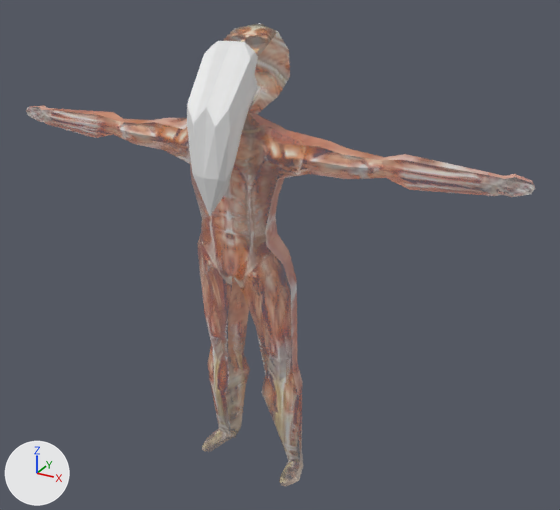
Two versions of the FBX model Assets/beardWise.fbx, one commit apart.
Both versions are drawn from a 50 mm lens placed at (3.69, -5.7, 1.28), pointed at (0.31, 0.44, -1.79). The axes (+X, +Y, +Z) are drawn at lower left. The lights are the same throughout. Where no turn or scale is listed for an object, it has been applied to the vertices. Vertices at the same position are counted once.

The older version as bpy lines, for what is in view:
```python
me_cube_003 = bpy.data.meshes.new('Cube.003')
me_cube_003.from_pydata(...)  # 305 vertices, 287 faces; spans x -2.67..2.67, y -0.07..0.86, z -4.34..0.37
me_cube_003.materials.append(mat_material_002)
me_cube_004 = bpy.data.meshes.new('Cube.004')
me_cube_004.from_pydata(...)  # 78 vertices, 88 faces; spans x -1.33..1.33, y -1.38..3.28, z -3.93..3.4
ob_cube = bpy.data.objects.new('Cube', me_cube_003)
ob_cube.location = (0.0, 0.0, 0.0)
ob_cube_001 = bpy.data.objects.new('Cube.001', me_cube_004)
ob_cube_001.location = (0.0, -0.178, -0.41)
ob_cube_001.scale = (0.2, 0.136, 0.2)
```
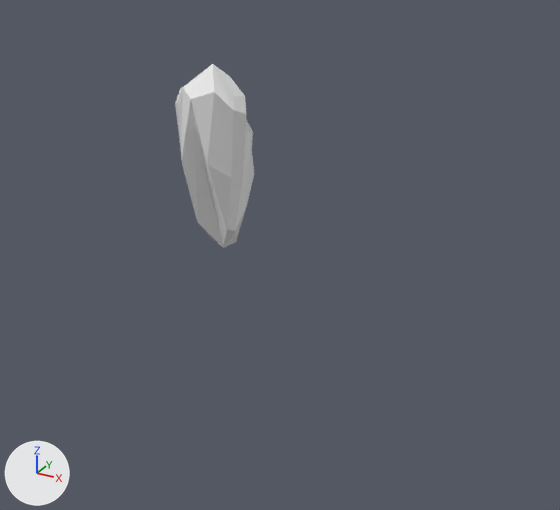
Changed parts and their boxes [x1, y1, x2, y2] in the pictures (560 x 510 px):
'Cube', deleted: before [26, 23, 535, 485]
'Cube.001', reshaped, moved, rescaled (11% wider): before [187, 41, 258, 216]; after [175, 64, 254, 248]

The change, as a list of edits to the scene's bpy script:
```text
Change me_cube_004:
    used by ob_cube_001; location = (0.0, -0.178, -0.41); scale = (0.2, 0.136, 0.2)
    remove me_cube_004.from_pydata(...)  # 78 vertices, 88 faces; spans x -1.33..1.33, y -1.38..3.28, z -3.93..3.4
    add me_cube_004.from_pydata(...)  # 74 vertices, 86 faces; spans x -1.53..1.53, y -2.7..0.97, z -3.22..3.96
    me_cube_004 part 1
    38 vertices are removed from x -1.33..1.33, y -1.38..3.28, z -2.06..3.4
    50 faces are deleted
    21 vertices move from x -1.26..1.26, y -1.13..2.19, z -3.93..1.2 to x -1.26..1.26, y -2.65..0.53, z -3.22..1.5
    34 vertices are added at x -1.53..1.53, y -2.7..0.46, z 1.58..3.96
    48 new faces join them
Change ob_cube_001:
    ob_cube_001.location: (0.0, -0.178, -0.41) -> (0.0, -0.069, -0.815)
    ob_cube_001.scale: (0.2, 0.136, 0.2) -> (0.238, 0.163, 0.238)
Remove ob_cube:
    ob_cube = bpy.data.objects.new('Cube', me_cube_003)
    ob_cube.location = (0.0, 0.0, 0.0)
```
